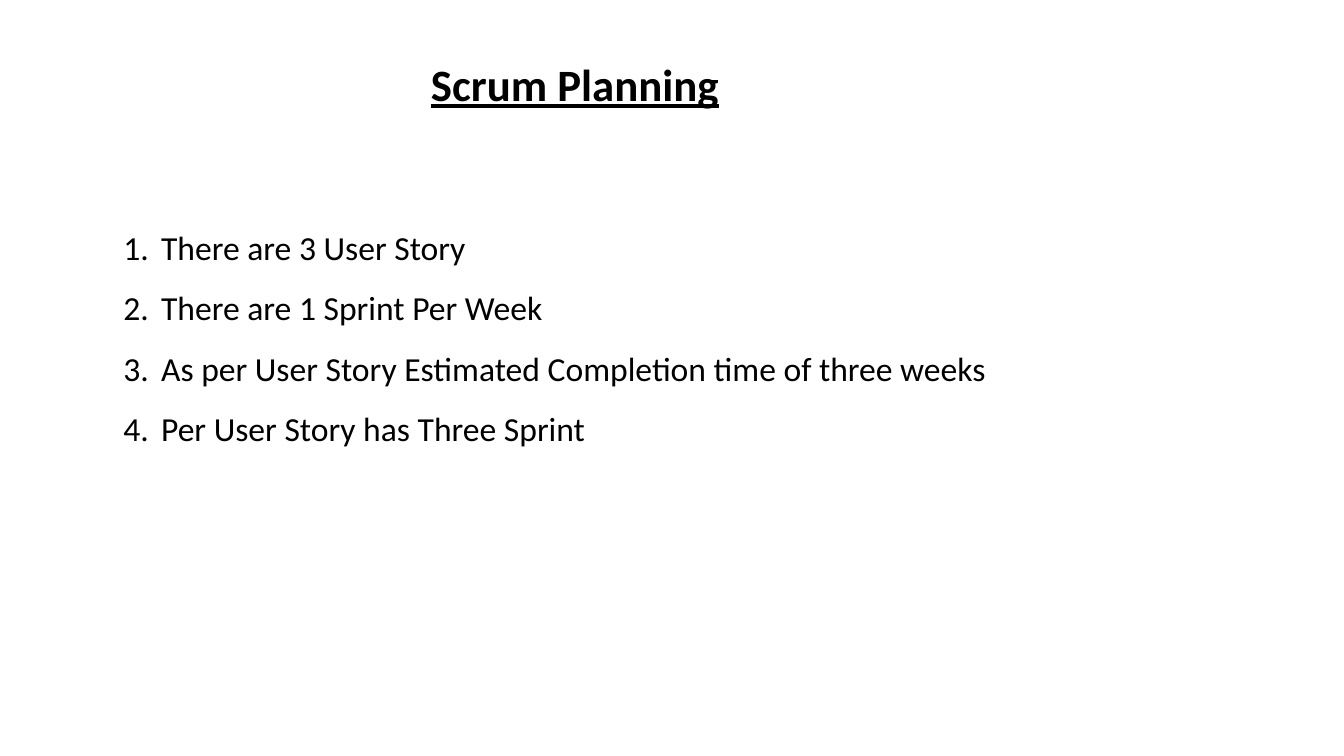
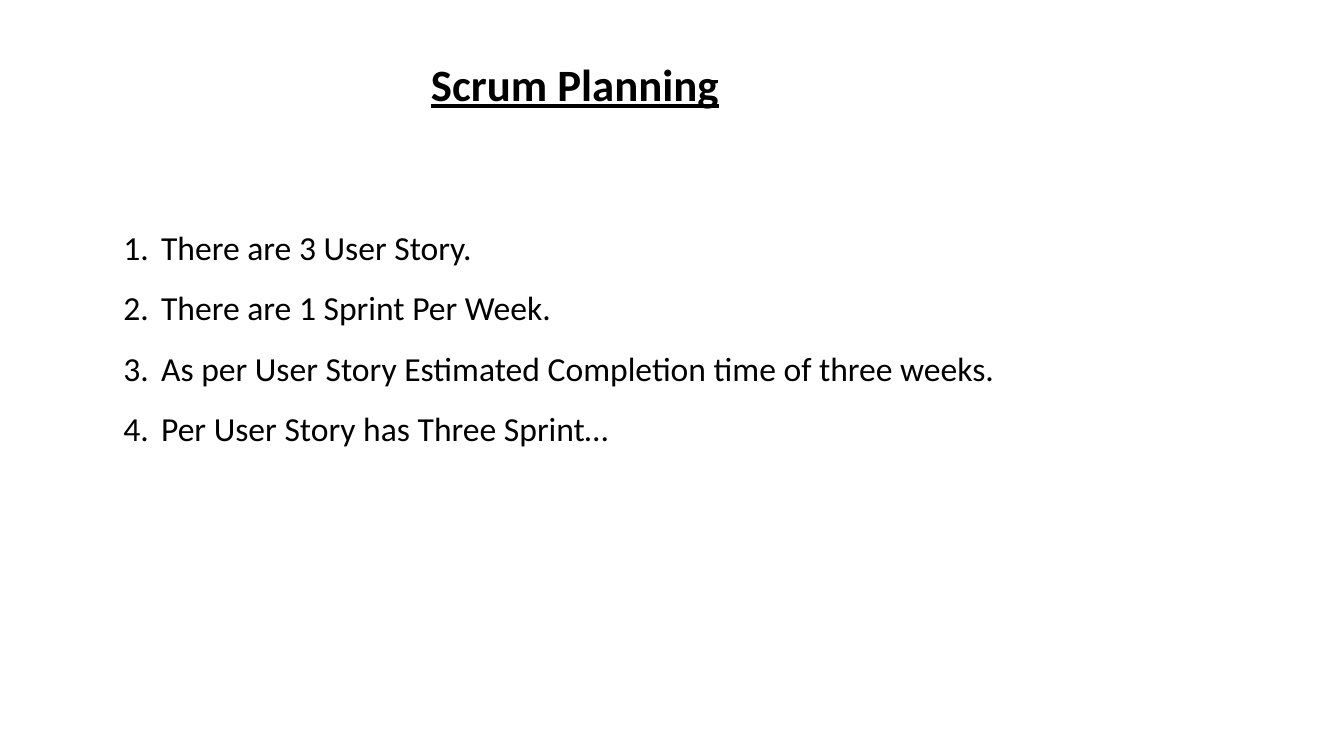
Before and after one commit to ashishbhatarkar/LockedMe, a slide deck: slide 3 of Scrum/Scrum Planning.pptx. Drawn at 1344x756 pixels with LibreOffice and Linux fonts; fonts in the diff are those of the drawing. Boxes give left, top, right and bottom in pixels: in the first picture for what was removed or moved away, otherwise in the second. Text is boxed around its words. In the diff, an @@ line names an element or a change of style, - is before the commit and + after.

Commit message:
Scrum Planning

```diff
--- a/Scrum/Scrum Planning.pptx
+++ b/Scrum/Scrum Planning.pptx
@@ text at box(161, 236, 994, 447): text changed @@
-1. There are 3 User Story
-2. There are 1 Sprint Per Week
-3. As per User Story Estimated Completion time of three weeks
-4. Per User Story has Three Sprint
+1. There are 3 User Story.
+2. There are 1 Sprint Per Week.
+3. As per User Story Estimated Completion time of three weeks.
+4. Per User Story has Three Sprint…
```
